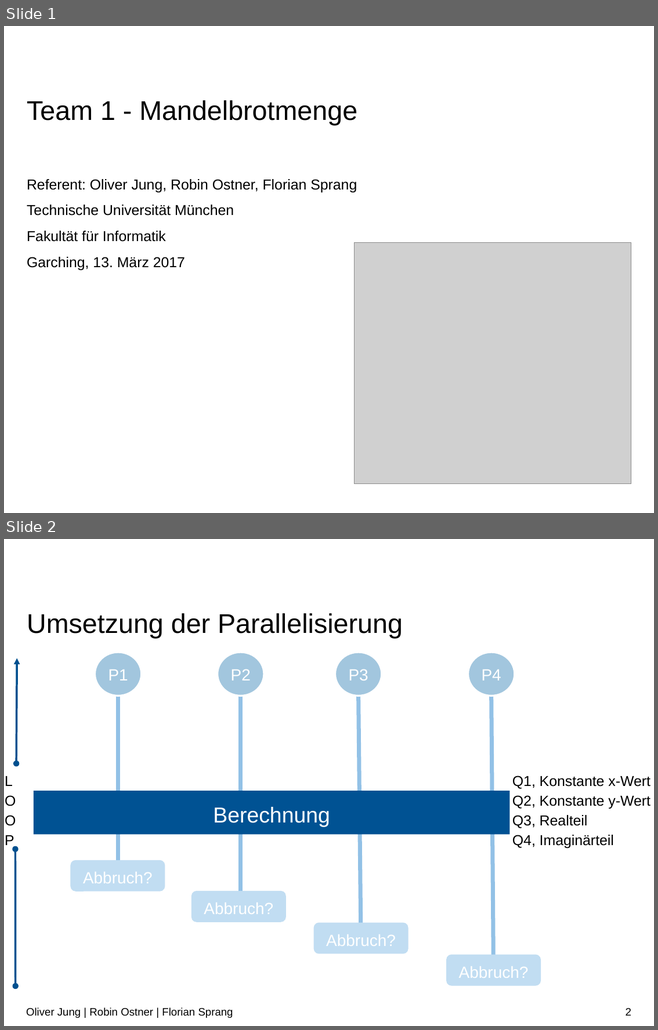
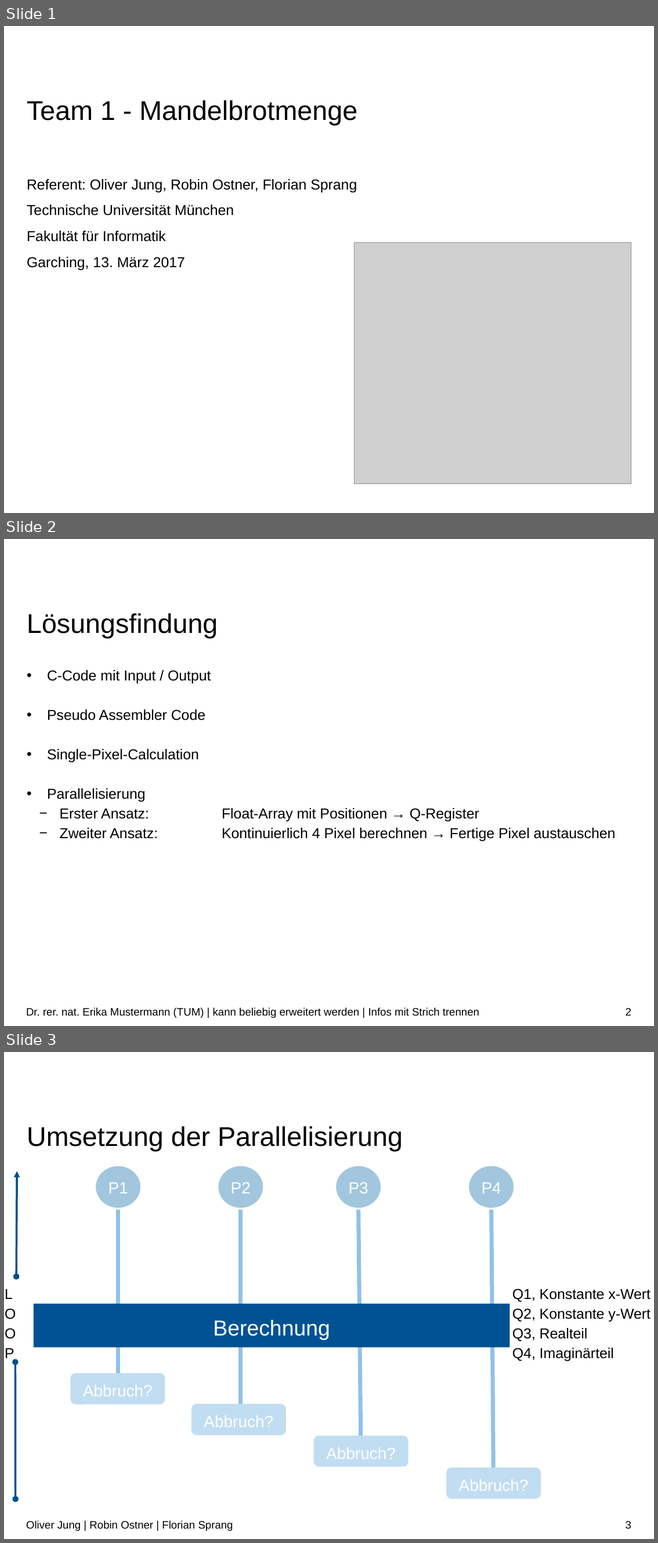
Before and after one commit to RobinOstner/IMGe, a slide deck: Präsentation.pptx. Shown one above the other, each under a label of ours: slides 1 and 2 before the commit, slides 1, 2 and 3 after it. The pictures are 658x1030 and 658x1543 pixels, drawn with LibreOffice and Linux fonts; fonts in the diff are those of the drawing; grey boxes stand for pictures; background and template pictures are left out. Boxes give left, top, right and bottom in pixels: in the first picture for what was removed or moved away, otherwise in the second. Text is boxed around its words. In the diff, an @@ line names an element or a change of style, - is before the commit and + after.

Commit message:
Präsentationsfolie Robin

```diff
--- a/Präsentation.pptx
+++ b/Präsentation.pptx
@@ slide 2 added at [4,539,654,1026], background #FFFFFF @@
@@ title added at [27,613,217,638], 30 pt, text #000000 @@
+Lösungsfindung
@@ text added at [47,670,615,841], 16 pt, text #000000 @@
+• C-Code mit Input / Output
+• Pseudo Assembler Code
+• Single-Pixel-Calculation
+• Parallelisierung
+  − Erster Ansatz: Float-Array mit Positionen → Q-Register
+  − Zweiter Ansatz: Kontinuierlich 4 Pixel berechnen → Fertige Pixel austauschen
@@ text added at [26,1008,479,1018], 12 pt, text #000000 @@
+Dr. rer. nat. Erika Mustermann (TUM) | kann beliebig erweitert werden | Infos mit Strich trennen
@@ page number added at [625,1008,631,1016], 12 pt, text #000000 @@
+2
@@ what was slide 2 is now slide 3 @@
@@ page number at [625,1521,631,1529]: text changed @@
-2
+3
```
